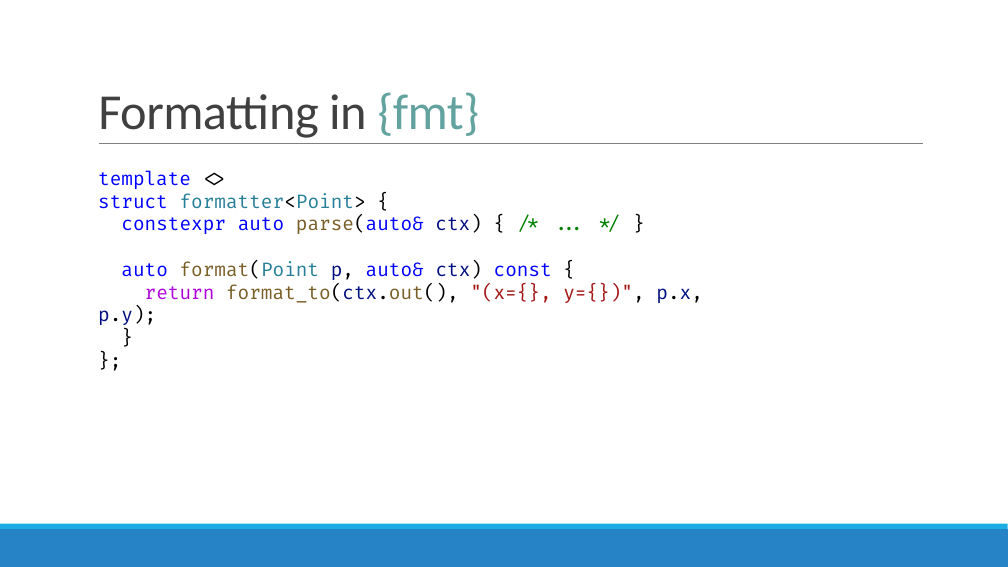
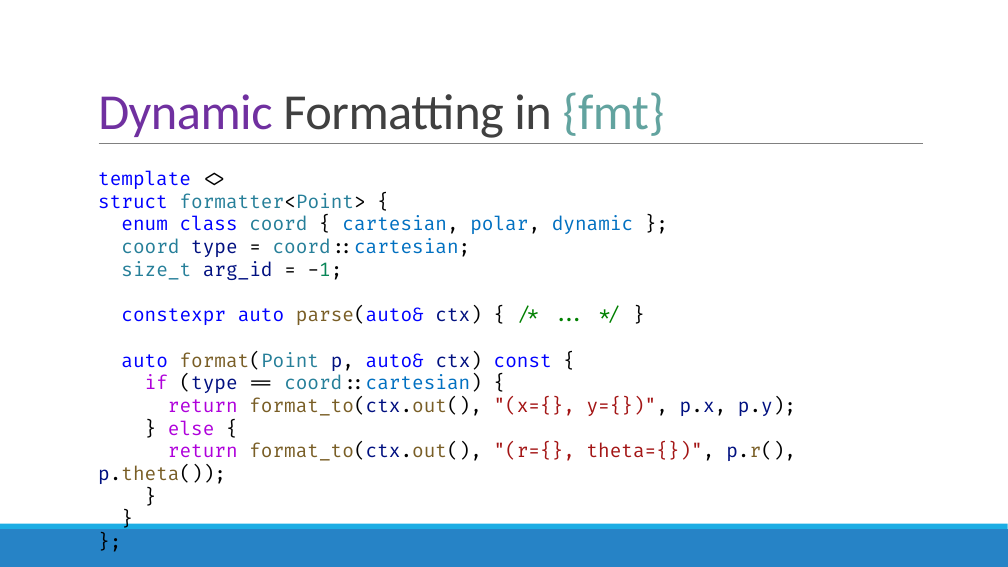
Before and after one commit to brevzin/cpp_proposals, a slide deck: slide 66 of talks/202209_cppcon/The Surprising Complexity of Formatting Ranges.pptx (slide 51 before the commit). Drawn at 1008x567 pixels with LibreOffice and Linux fonts; fonts in the diff are those of the drawing. Boxes give left, top, right and bottom in pixels: in the first picture for what was removed or moved away, otherwise in the second. Text is boxed around its words. In the diff, an @@ line names an element or a change of style, - is before the commit and + after.

```diff
--- a/talks/202209_cppcon/The Surprising Complexity of Formatting Ranges.pptx
+++ b/talks/202209_cppcon/The Surprising Complexity of Formatting Ranges.pptx
@@ title at <box>98,92,665,138</box>: text changed @@
-Formatting in {fmt}
+Dynamic Formatting in {fmt}
@@ text at <box>121,216,633,280</box>: paragraphs added @@
+enum class coord { cartesian, polar, dynamic };
+coord type = coord::cartesian;
+size_t arg_id = -1;
@@ text at <box>145,374,482,393</box>: paragraph added @@
+if (type == coord::cartesian) {
@@ text at <box>98,420,796,484</box>: paragraphs added @@
+} else {
+return format_to(ctx.out(), "(r={}, theta={})", p.r(), p.theta());
+}
```
Also in this commit, not shown: 59 other slides changed, 38 slides added, 11 slides removed.
